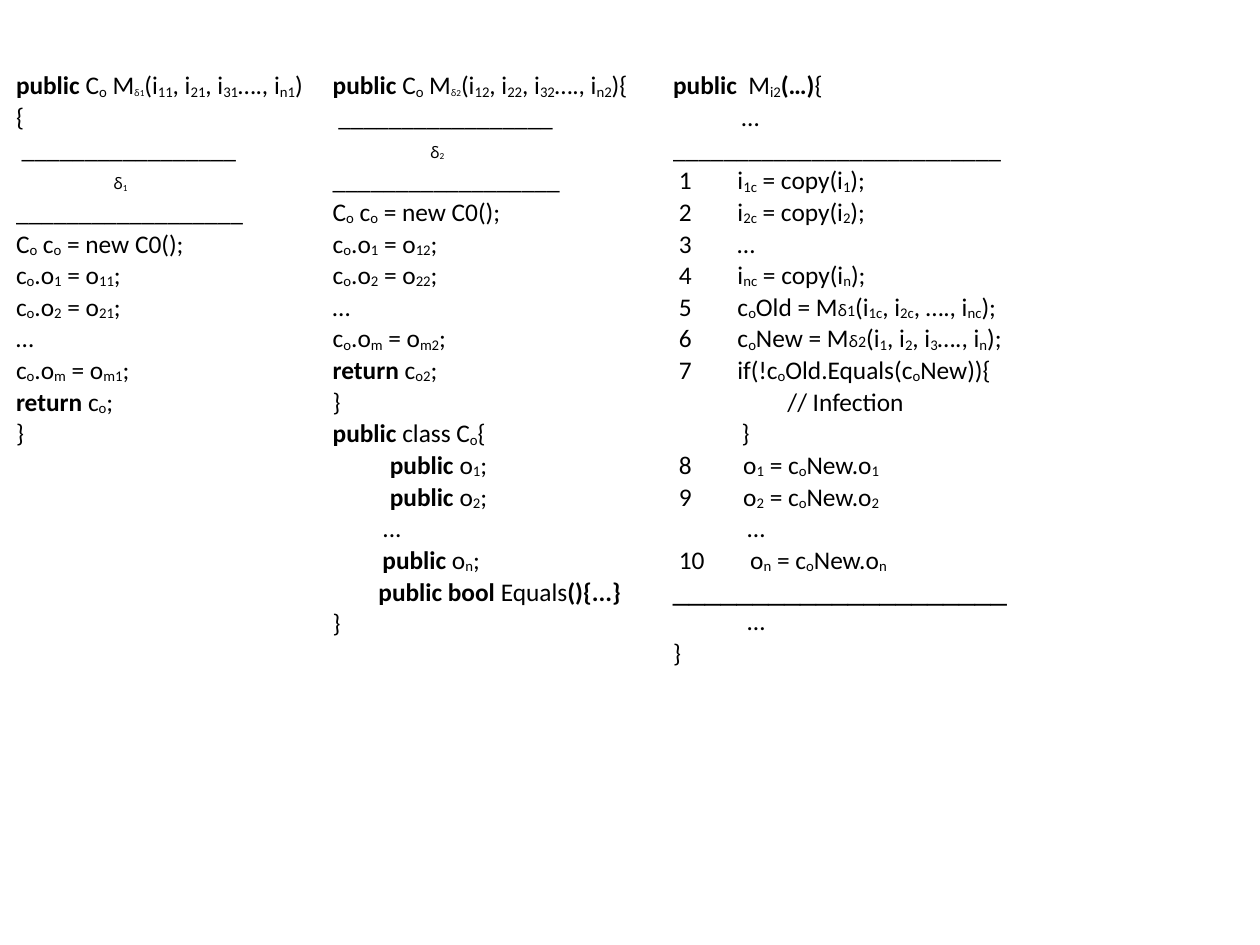
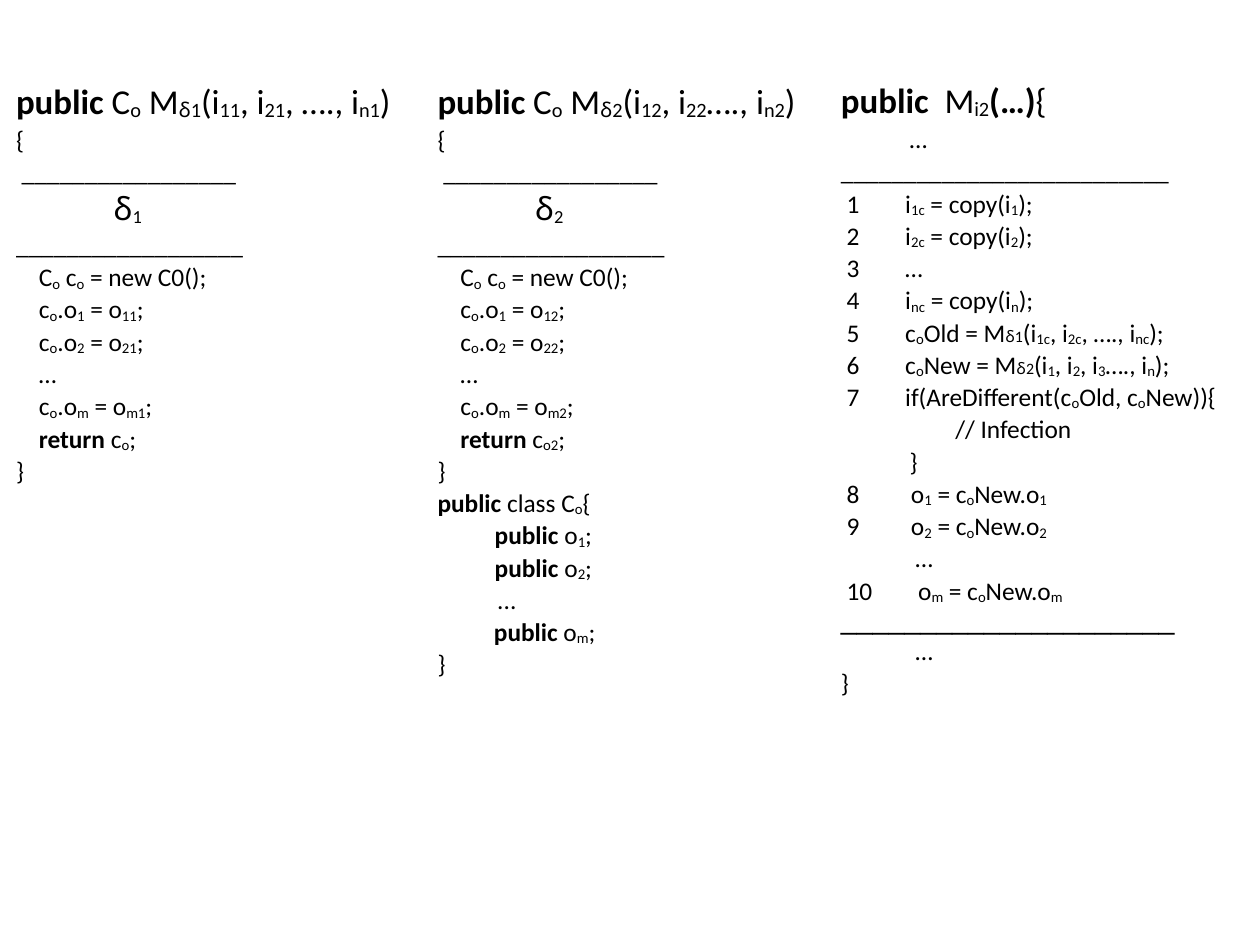
Before and after one commit to wsgan001/asegrp, a slide deck: slide 1 of papers/taneja-eXpress-FASE20111/Figures/instrument.ppt. Drawn at 1260x945 pixels with LibreOffice and Linux fonts; fonts in the diff are those of the drawing. Boxes give left, top, right and bottom in pixels: in the first picture for what was removed or moved away, otherwise in the second. Text is boxed around its words. In the diff, an @@ line names an element or a change of style, - is before the commit and + after.

```diff
--- a/papers/taneja-eXpress-FASE20111/Figures/instrument.ppt
+++ b/papers/taneja-eXpress-FASE20111/Figures/instrument.ppt
@@ table at [5, 73, 1229, 854] @@
-row 1: public Co Mδ1(i11, i21, i31…., in1){ / _________________ / δ1 / __________________ / Co co = new C0(); / co.o1 = o11; / co.o2 = o21; / … / co.om = om1; / return co; / } | public Co Mδ2(i12, i22, i32…., in2){ / _________________ / δ2 / __________________ / Co co = new C0(); / co.o1 = o12; / co.o2 = o22; / … / co.om = om2; / return co2; / } / public class Co{ / public o1; / public o2; / ... / public on; / public bool Equals(){...} / } | public Mi2(…){ / … / __________________________ / 1 i1c = copy(i1); / 2 i2c = copy(i2); / 3 … / 4 inc = copy(in); / 5 coOld = Mδ1(i1c, i2c, …., inc); / 6 coNew = Mδ2(i1, i2, i3…., in); / 7 if(!coOld.Equals(coNew)){ / // Infection / } / 8 o1 = coNew.o1 / 9 o2 = coNew.o2 / … / 10 on = coNew.on / _____________________ / … / }
+row 1: public Co Mδ1(i11, i21, …., in1) / { / _________________ / δ1 / __________________ / Co co = new C0(); / co.o1 = o11; / co.o2 = o21; / … / co.om = om1; / return co; / } | public Co Mδ2(i12, i22…., in2) / { / _________________ / δ2 / __________________ / Co co = new C0(); / co.o1 = o12; / co.o2 = o22; / … / co.om = om2; / return co2; / } / public class Co{ / public o1; / public o2; / ... / public om; / } | public Mi2(…){ / … / __________________________ / 1 i1c = copy(i1); / 2 i2c = copy(i2); / 3 … / 4 inc = copy(in); / 5 coOld = Mδ1(i1c, i2c, …., inc); / 6 coNew = Mδ2(i1, i2, i3…., in); / 7 if(AreDifferent(coOld, coNew)){ / // Infection / } / 8 o1 = coNew.o1 / 9 o2 = coNew.o2 / … / 10 om = coNew.om / _____________________ / … / }
@@ table: place and size @@
-table at [5, 64, 1119, 845]
+table at [5, 73, 1229, 854]
```
Also in this commit, not shown: 1 other file.
